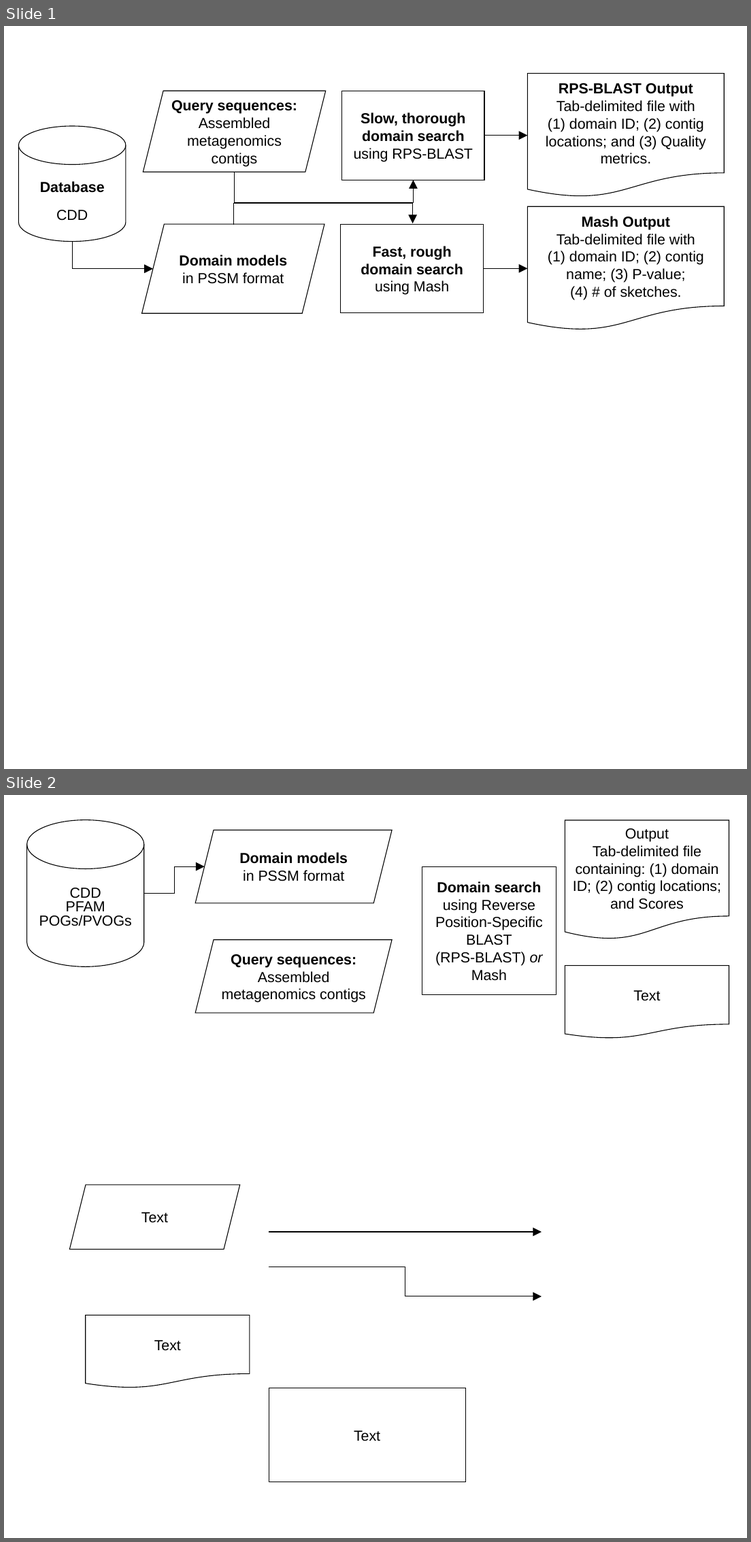
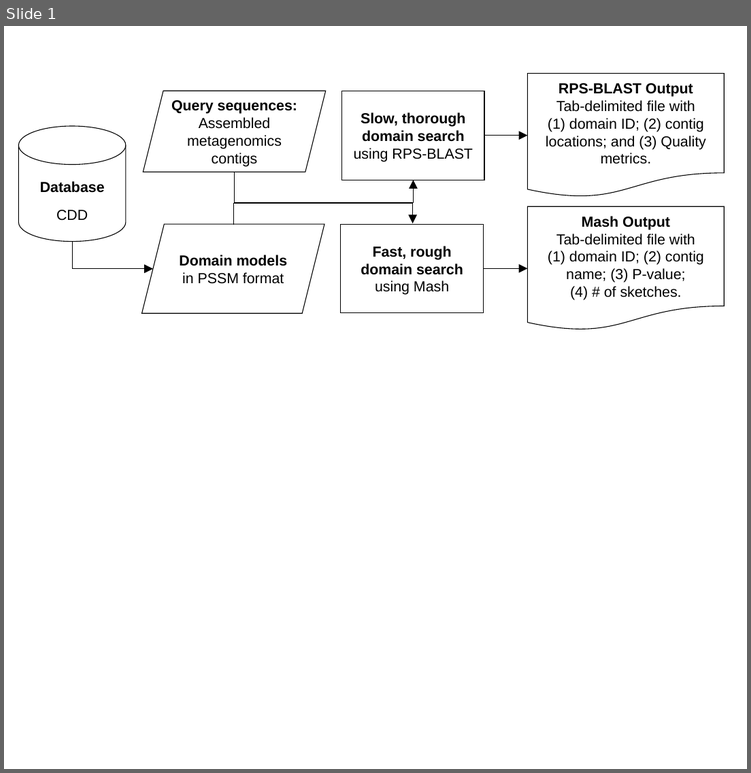
Before and after one commit to NCBI-Codeathons/Domain_HMM_Boundaries, a slide deck: figures/workflow_codeathon.pptx. Shown one above the other, each under a label of ours: slides 1 and 2 before the commit, slide 1 after it. The pictures are 751x1542 and 751x773 pixels, drawn with LibreOffice and Linux fonts; fonts in the diff are those of the drawing. Boxes give left, top, right and bottom in pixels: in the first picture for what was removed or moved away, otherwise in the second. Text is boxed around its words. In the diff, an @@ line names an element or a change of style, - is before the commit and + after.

```diff
--- a/figures/workflow_codeathon.pptx
+++ b/figures/workflow_codeathon.pptx
@@ slide 2 removed at (4,795,747,1538), background #FFFFFF @@
@@ cylinder removed at (27,820,144,967) @@
-CDD
-PFAM
-POGs/PVOGs
@@ parallelogram removed at (196,830,392,903) @@
-Domain models
-in PSSM format
@@ flow chart document removed at (564,820,728,940) @@
-Output
-Tab-delimited file containing: (1) domain ID; (2) contig locations; and Scores
@@ elbow arrow removed from (144, 894) to (204, 866) @@
@@ rounded rectangle removed at (422,866,556,994) @@
-Domain search
-using Reverse Position-Specific BLAST
-(RPS-BLAST) or Mash
@@ parallelogram removed at (196,940,392,1013) @@
-Query sequences: Assembled metagenomics contigs
@@ flow chart document removed at (564,966,728,1039) @@
-Text
@@ parallelogram removed at (69,1185,239,1249) @@
-Text
@@ arrow removed from (269, 1232) to (541, 1232) @@
@@ elbow arrow removed from (269, 1266) to (541, 1295) @@
@@ flow chart document removed at (86,1315,249,1388) @@
-Text
@@ rounded rectangle removed at (269,1388,465,1481) @@
-Text
```
Also in this commit, not shown: 1 slide added, 1 other slide removed, 1 other file.
